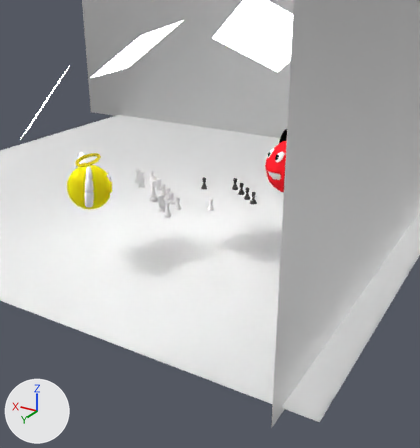
The Blender file 04-Shots/Shot5.blend: old version first, new version second.
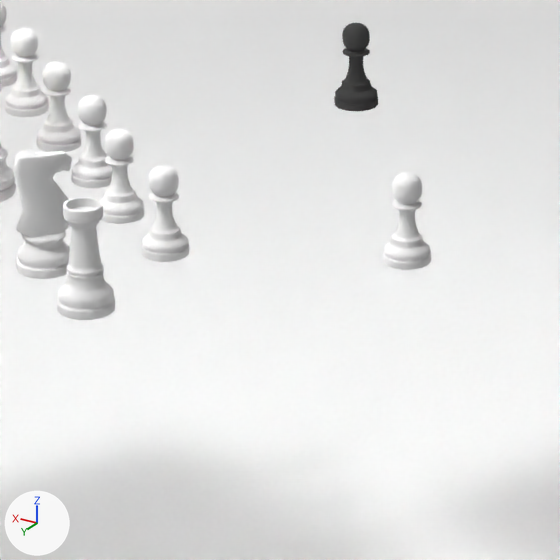
The first picture shows the older version from a 50 mm lens placed at (-12.59, 20.44, 11.38), pointed at (-2.53, 3.67, 2.99). The close-ups show both versions on the part from 37% to 55% of the width and 39% to 56% of the height of that picture. The lights are fixed; the arrows at lower left show +X, +Y and +Z.

Names of what the first close-up shows: 'BAUERweiß', 'BAUERweiß.003', 'BAUERweiß.004', 'BAUERweiß.005', 'BAUERweiß.006', 'BAUERweiß.007', 'BauerSchwarz.004', 'Hoehle', 'PferdWeiß.001', 'TurmWeiß.001'.
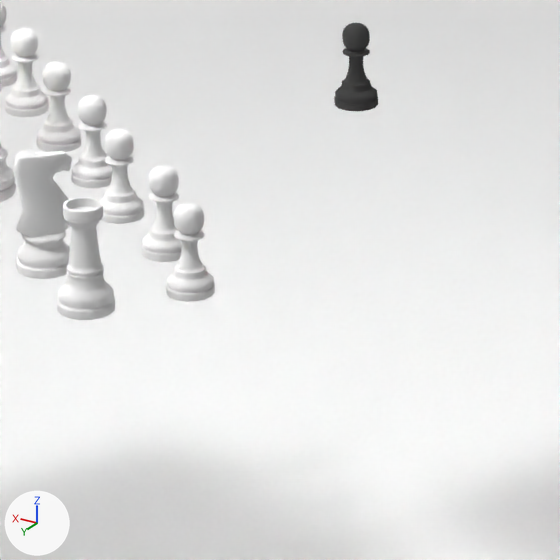
Pixel boxes (x1, y1, x2, y2) of what changed, in the close-ups (560 x 560 px):
'BAUERweiß.007', moved
    before: (383, 172, 431, 270)
    after: (166, 203, 215, 302)

The change, as a diff of the scene's bpy script:
```diff
--- a/04-Shots/Shot5.blend.py
+++ b/04-Shots/Shot5.blend.py
@@ ob_bauerweiß_007 @@
 ob_bauerweiß_007 = bpy.data.objects.new('BAUERweiß.007', None)
-ob_bauerweiß_007.location = (-2.251, 2.801, 3.36)
+ob_bauerweiß_007.location = (-1.549, 3.71, 3.36)
 ob_bauerweiß_007.scale = (0.187, 0.187, 0.187)
```
